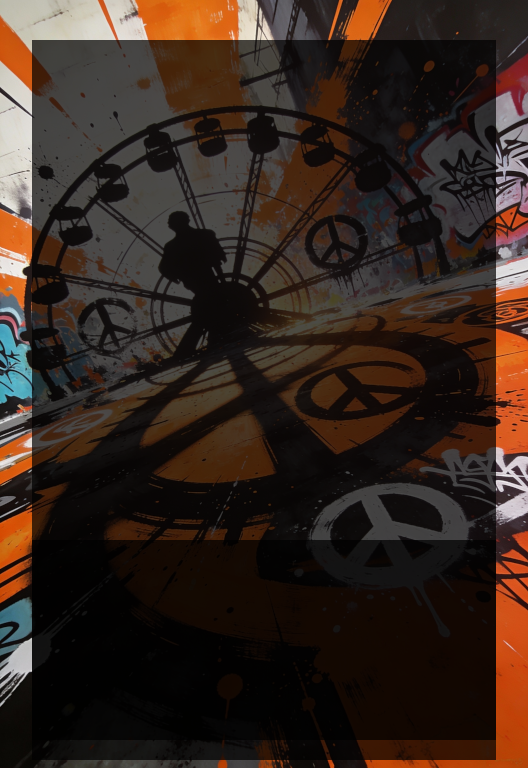
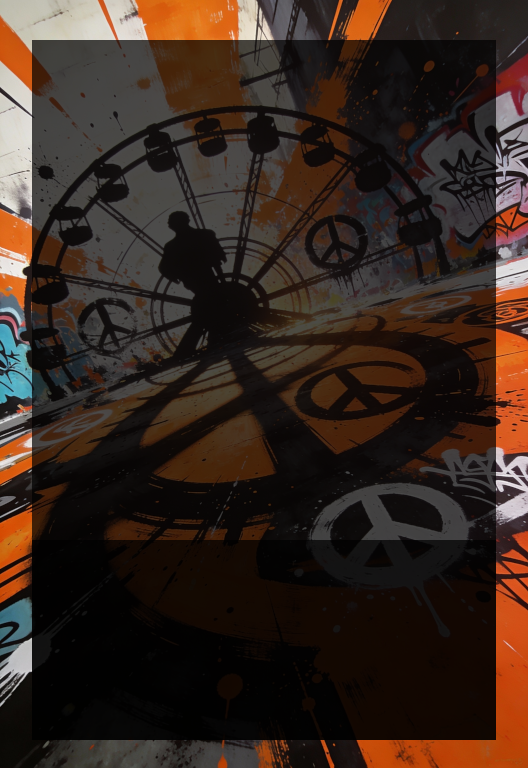
Comparing the layer stacks of the two 528×768 images. Changes:
painted on "Vrstva #1" over (x1=32, y1=740, x2=496, y2=760)
